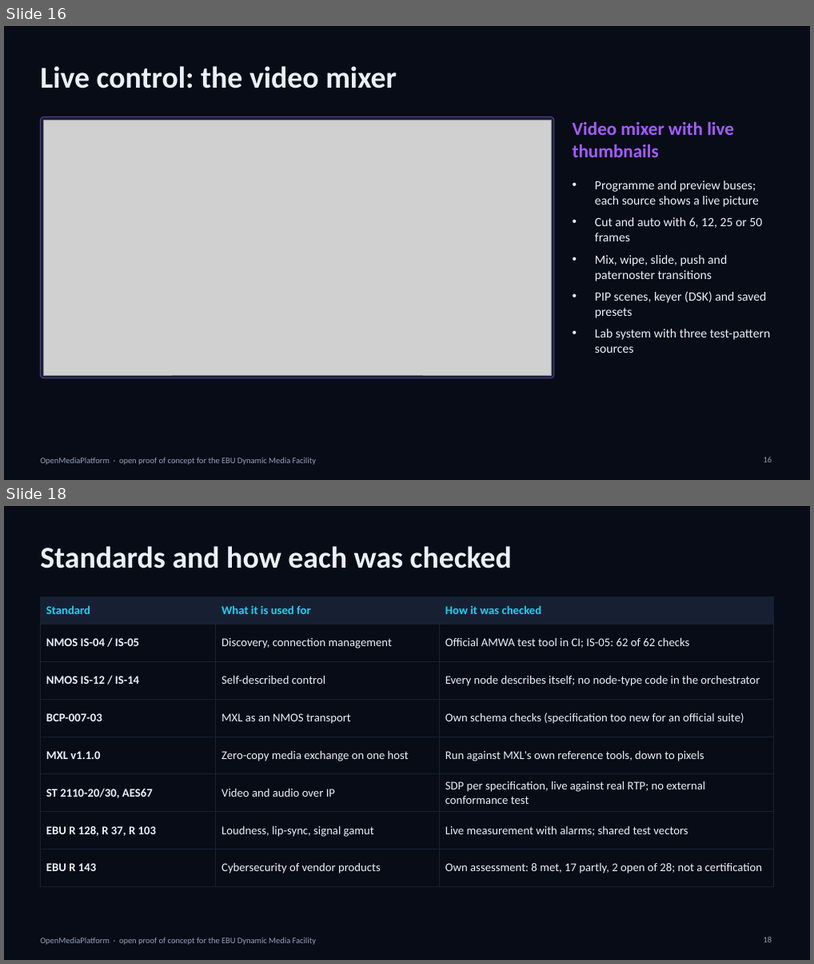
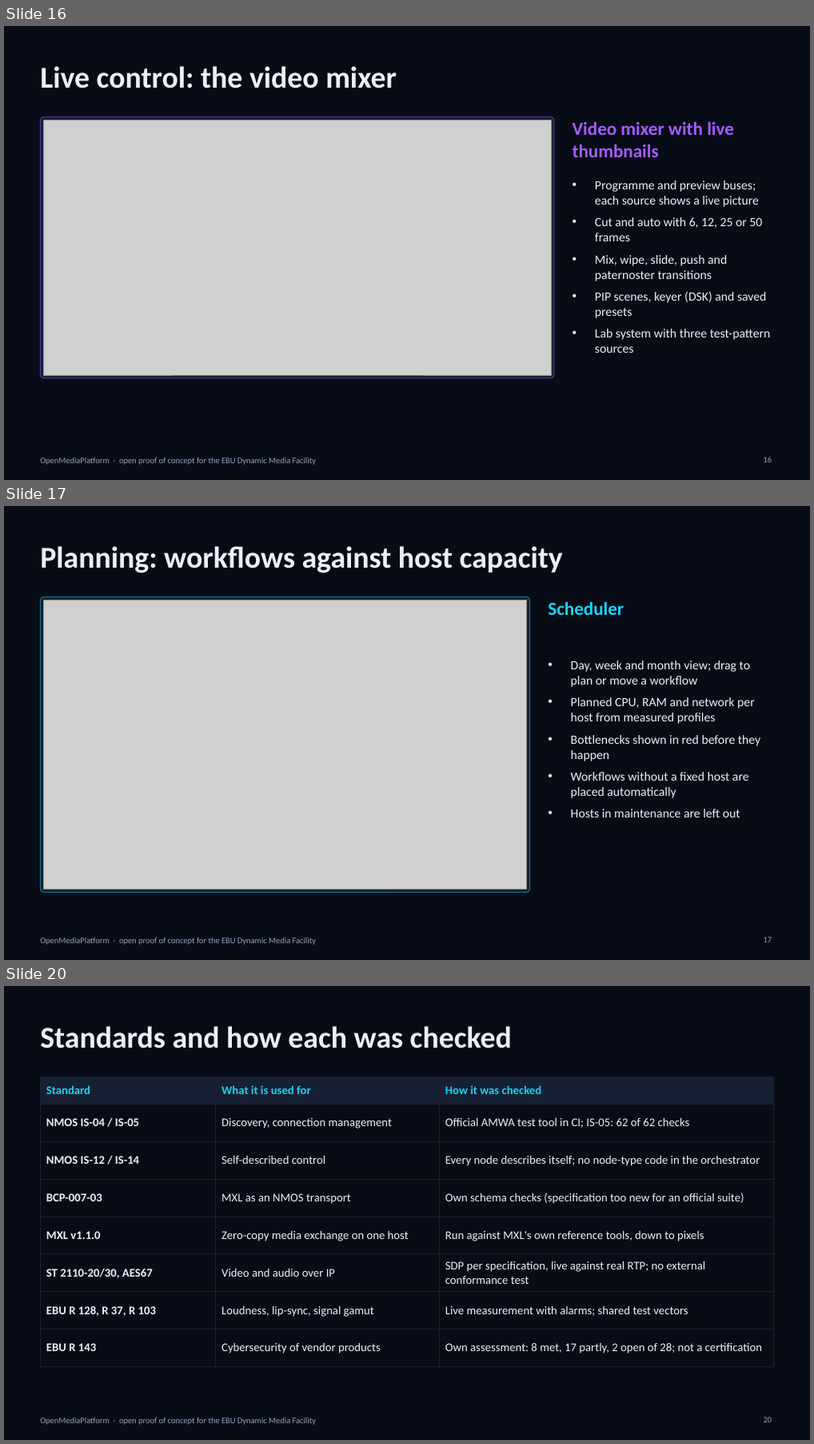
Before and after one commit to infantilo/open-media-platform, a slide deck: docs/ebu-diagrams/OMP-EBU-Presentation.pptx. Shown one above the other, each under a label of ours: slides 16 and 18 before the commit, slides 16, 17 and 20 after it; the slides between them are not shown. The pictures are 814x964 and 814x1444 pixels, drawn with LibreOffice and Linux fonts; fonts in the diff are those of the drawing; grey boxes stand for pictures. Boxes give left, top, right and bottom in pixels: in the first picture for what was removed or moved away, otherwise in the second. Text is boxed around its words. In the diff, an @@ line names an element or a change of style, - is before the commit and + after.

```diff
--- a/docs/ebu-diagrams/OMP-EBU-Presentation.pptx
+++ b/docs/ebu-diagrams/OMP-EBU-Presentation.pptx
@@ slide 17 added at box(4, 506, 810, 960), background #080C16; not listed: 1 template element that a slide beside it also shows @@
@@ title added at box(40, 546, 563, 573), 36 pt, text #EAF0FA, bold @@
+Planning: workflows against host capacity
@@ rounded rectangle added at box(40, 596, 530, 892), fill #172033, outline #19D3F3 1 pt @@
@@ picture added at box(43, 600, 527, 889) @@
@@ text added at box(548, 601, 624, 615), 22 pt, text #19D3F3, bold @@
+Scheduler
@@ text added at box(571, 660, 761, 817), 15 pt, text #EAF0FA @@
+• Day, week and month view; drag to plan or move a workflow
+• Planned CPU, RAM and network per host from measured profiles
+• Bottlenecks shown in red before they happen
+• Workflows without a fixed host are placed automatically
+• Hosts in maintenance are left out
@@ page number added at box(764, 936, 773, 942), 10 pt, text #93A1BA @@
+17
@@ what was slide 18 is now slide 20 @@
```
Also in this commit, not shown: 3 other slides added, 1 slide removed, 1 other file.
